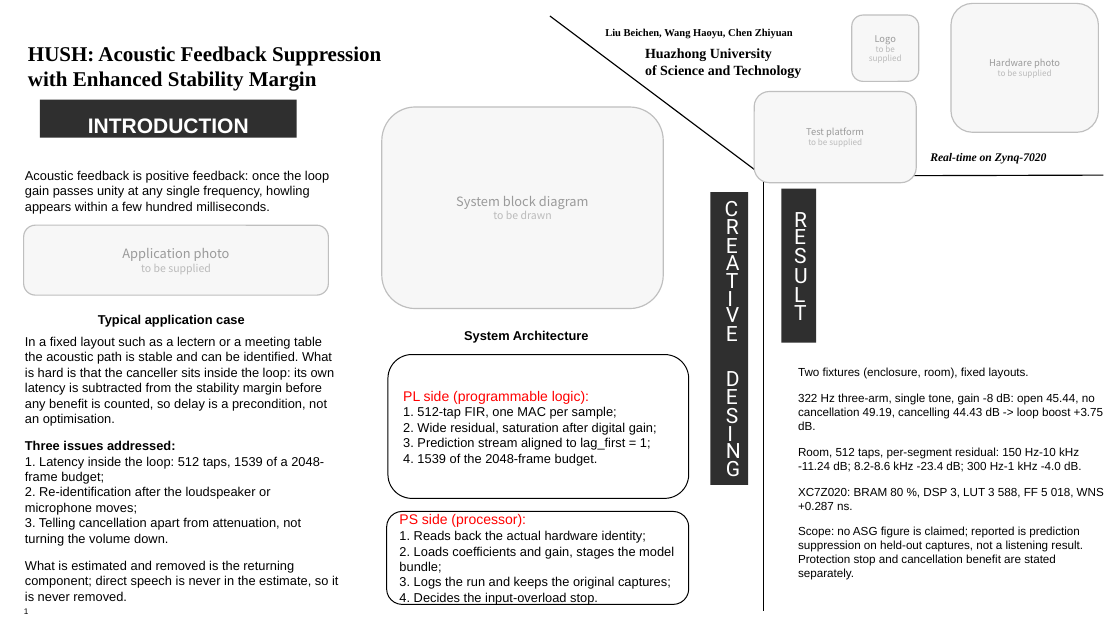
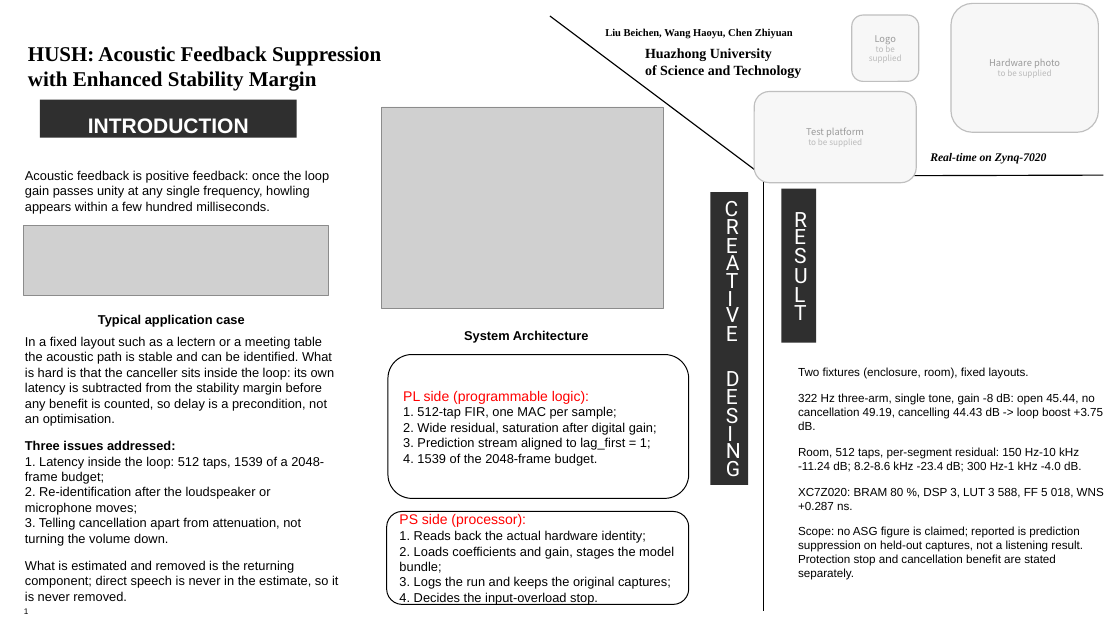
Before and after one commit to cu616/ShengDi_PYNQ_Feedback_Suppression, a slide deck: slide 1 of materials/final/poster-hush-en.pptx. Drawn at 1120x630 pixels with LibreOffice and Linux fonts; fonts in the diff are those of the drawing; grey boxes stand for pictures; background and template pictures are left out. Boxes give left, top, right and bottom in pixels: in the first picture for what was removed or moved away, otherwise in the second. Text is boxed around its words. In the diff, an @@ line names an element or a change of style, - is before the commit and + after.

```diff
--- a/materials/final/poster-hush-en.pptx
+++ b/materials/final/poster-hush-en.pptx
@@ rounded rectangle removed at [382,107,664,308] @@
-System block diagram
-to be drawn
@@ picture added at [382,107,664,308] @@
@@ rounded rectangle removed at [24,225,329,295] @@
-Application photo
-to be supplied
@@ picture added at [24,225,329,295] @@
```
Also in this commit, not shown: 11 other files.
